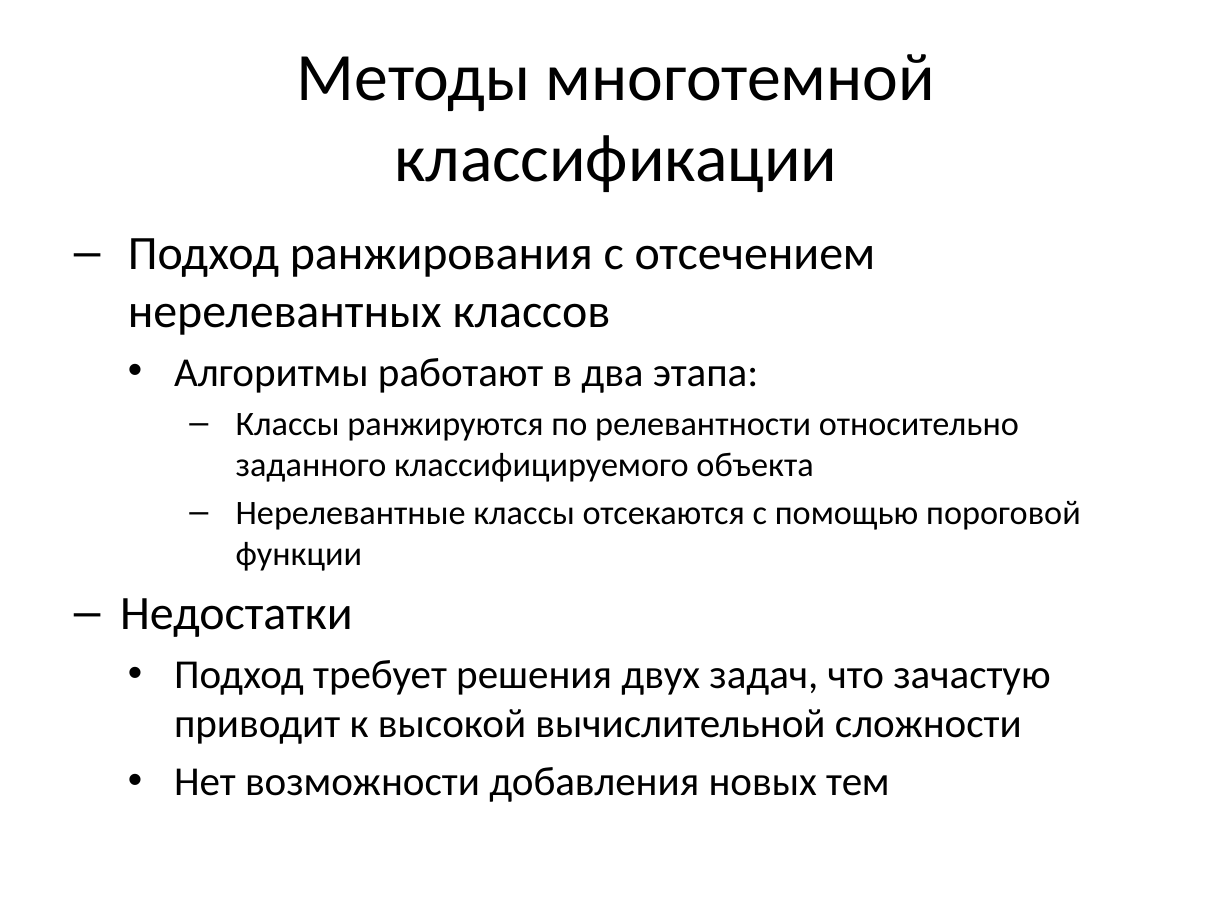
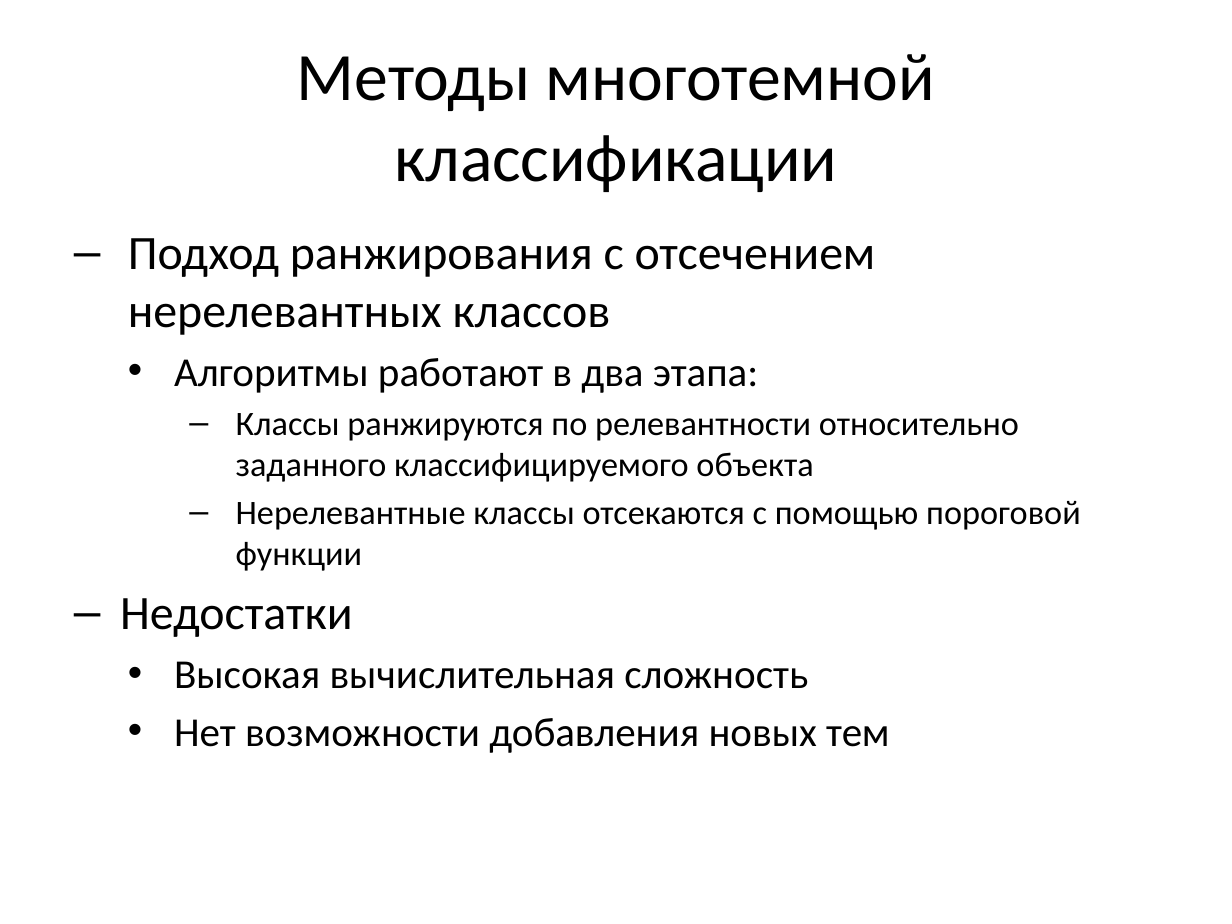
Before and after one commit to Oksert/Diplom_text, a slide deck: slide 11 of Треско_презентация.pptx. Drawn at 1232x924 pixels with LibreOffice and Linux fonts; fonts in the diff are those of the drawing. Boxes give left, top, right and bottom in pixels: in the first picture for what was removed or moved away, otherwise in the second. Text is boxed around its words. In the diff, an @@ line names an element or a change of style, - is before the commit and + after.

```diff
--- a/Треско_презентация.pptx
+++ b/Треско_презентация.pptx
@@ text at (174, 661, 808, 689): text changed @@
-    • Подход требует решения двух задач, что зачастую приводит к высокой вычислительной сложности
+    • Высокая вычислительная сложность
```
Also in this commit, not shown: 11 other slides changed, 2 slides added, 1 slide removed, 9 other files.
